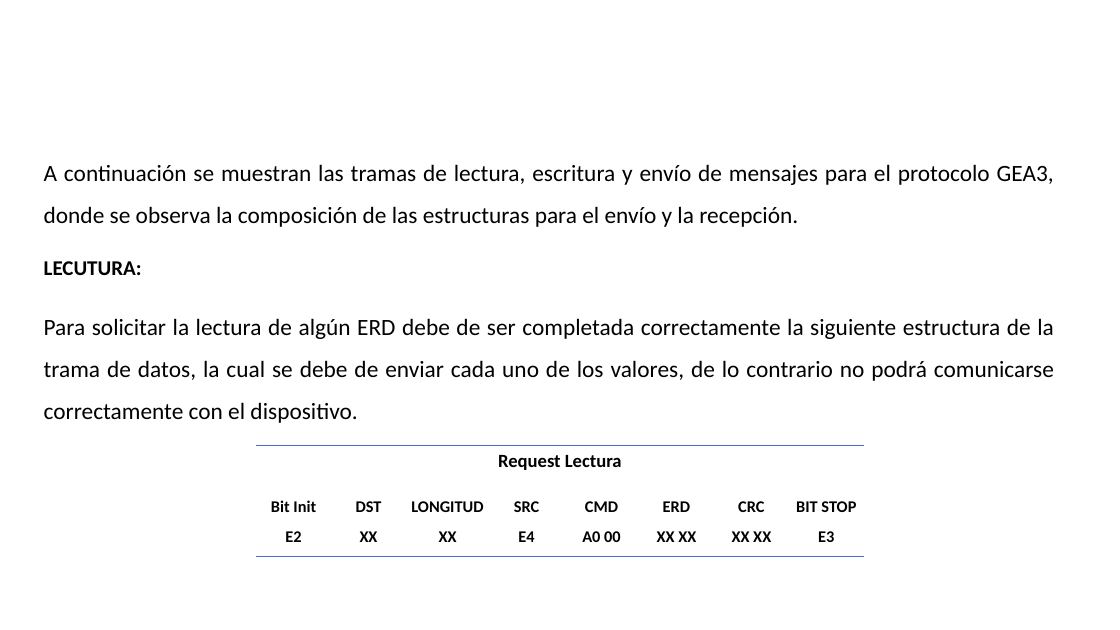
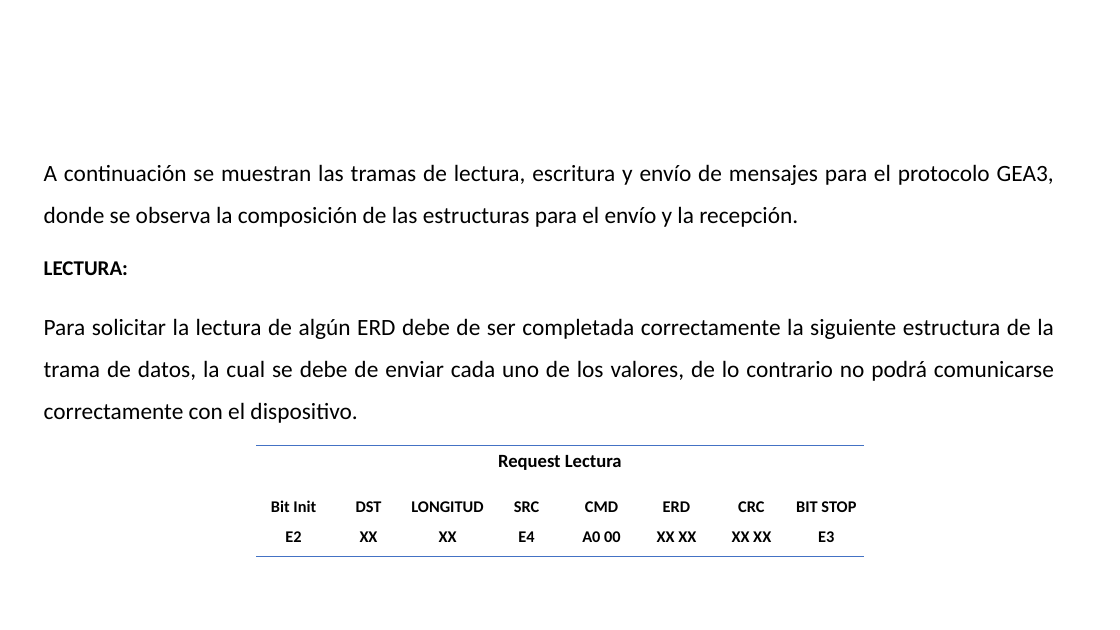
Before and after one commit to LeonelNieto/Serial-GEA, a slide deck: slide 2 of GEA3 Python.pptx. Drawn at 1120x630 pixels with LibreOffice and Linux fonts; fonts in the diff are those of the drawing; background and template pictures are left out. Boxes give left, top, right and bottom in pixels: in the first picture for what was removed or moved away, otherwise in the second. Text is boxed around its words. In the diff, an @@ line names an element or a change of style, - is before the commit and + after.

```diff
--- a/GEA3 Python.pptx
+++ b/GEA3 Python.pptx
@@ text at [44, 261, 128, 275]: text changed @@
-LECUTURA:
+LECTURA:
```
Also in this commit, not shown: 3 slides added, 1 slide removed.
